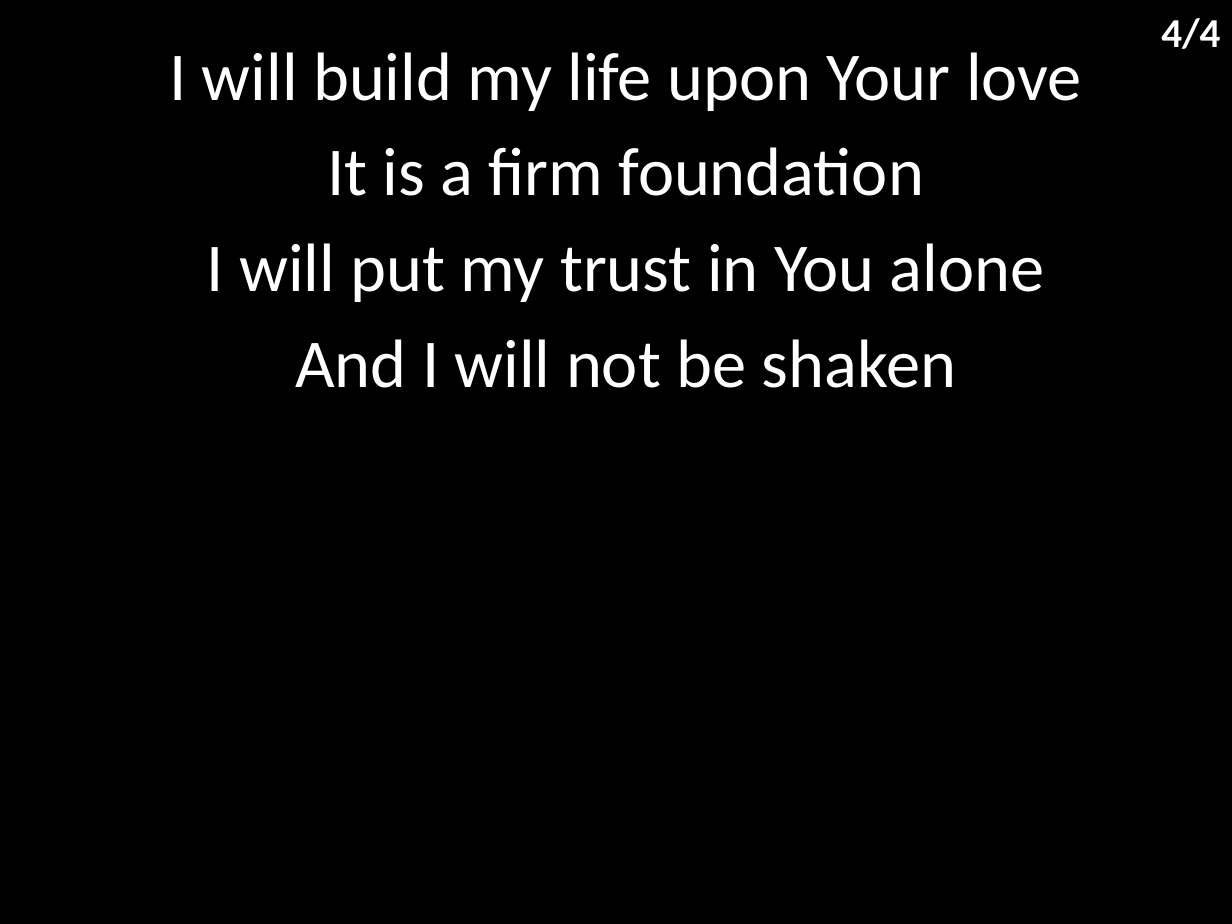
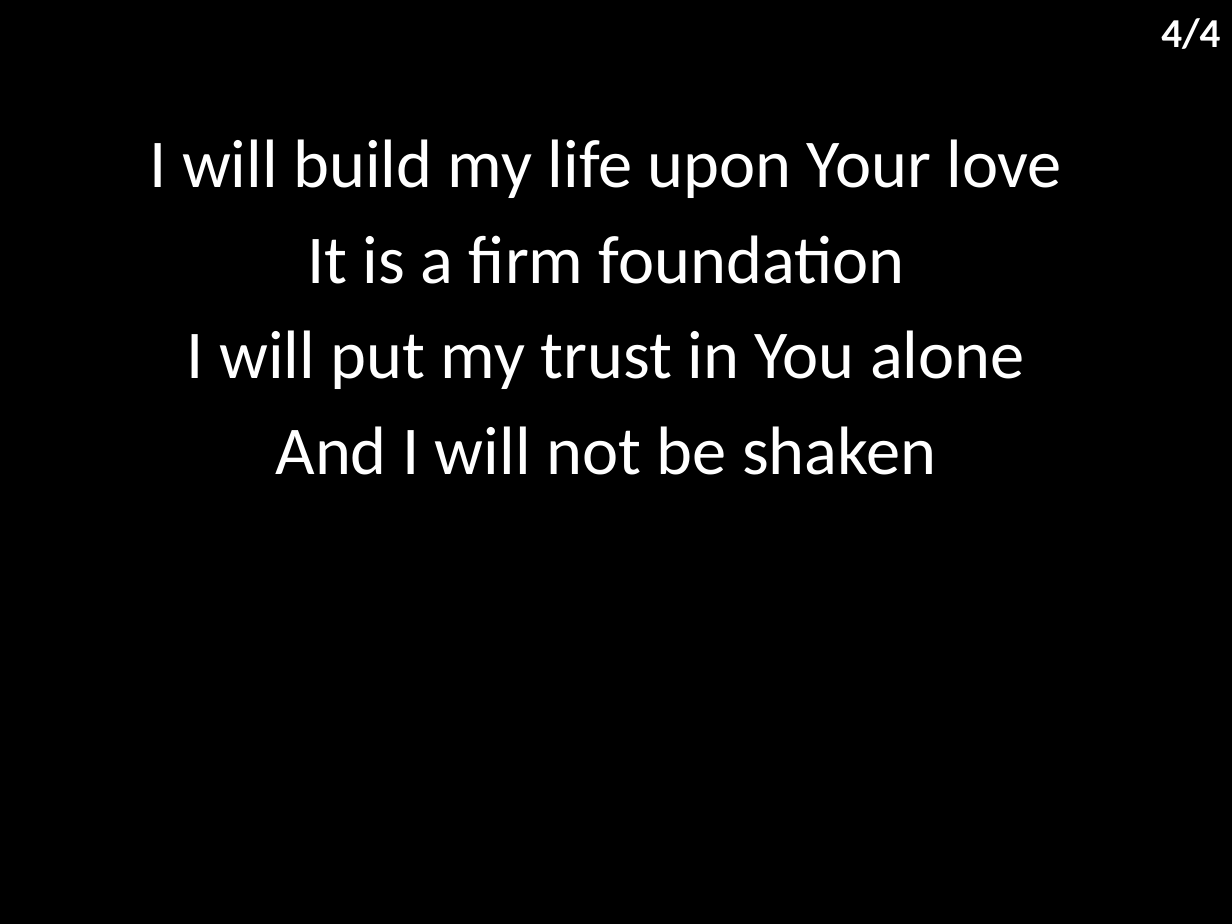
Before and after one commit to hoo-are-ya/worship, a slide deck: slide 5 of docs/songs/build my life.pptx. Drawn at 1232x924 pixels with LibreOffice and Linux fonts; fonts in the diff are those of the drawing. Boxes give left, top, right and bottom in pixels: in the first picture for what was removed or moved away, otherwise in the second. Text is boxed around its words. In the diff, an @@ line names an element or a change of style, - is before the commit and + after.

```diff
--- a/docs/songs/build my life.pptx
+++ b/docs/songs/build my life.pptx
@@ subtitle "I will build my life ...": place and size @@
-subtitle "I will build my life ..." at (169, 52, 1082, 388)
+subtitle "I will build my life ..." at (149, 139, 1062, 475)
```
Also in this commit, not shown: 3 other slides changed, 7 other files.
